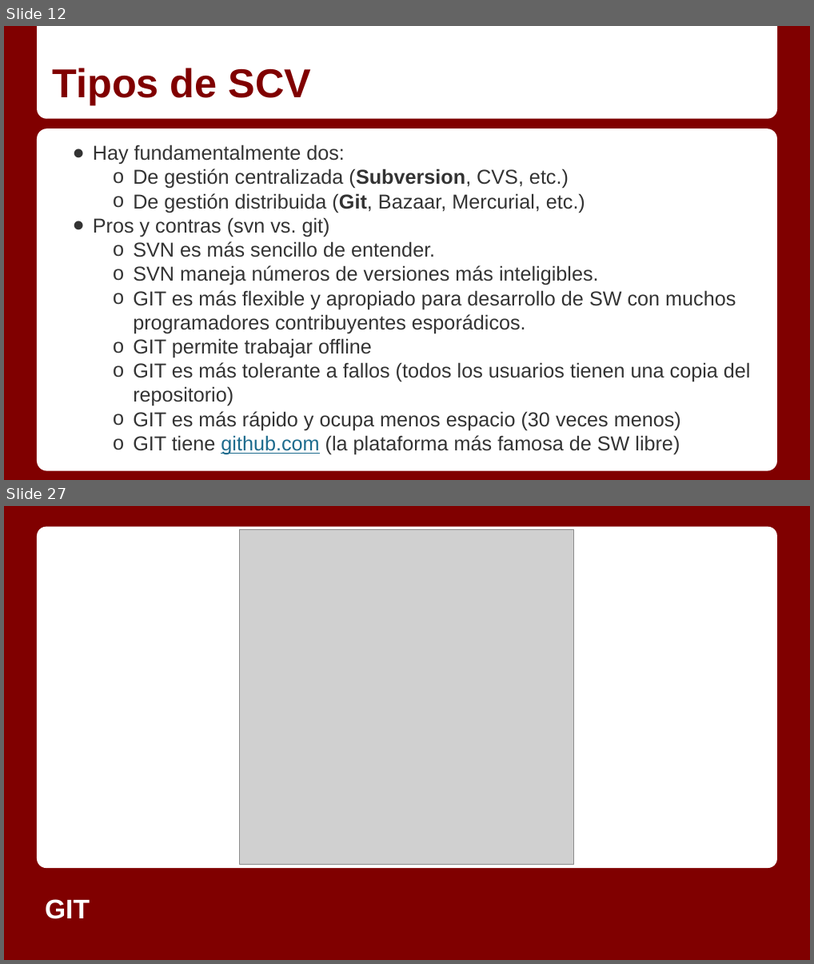
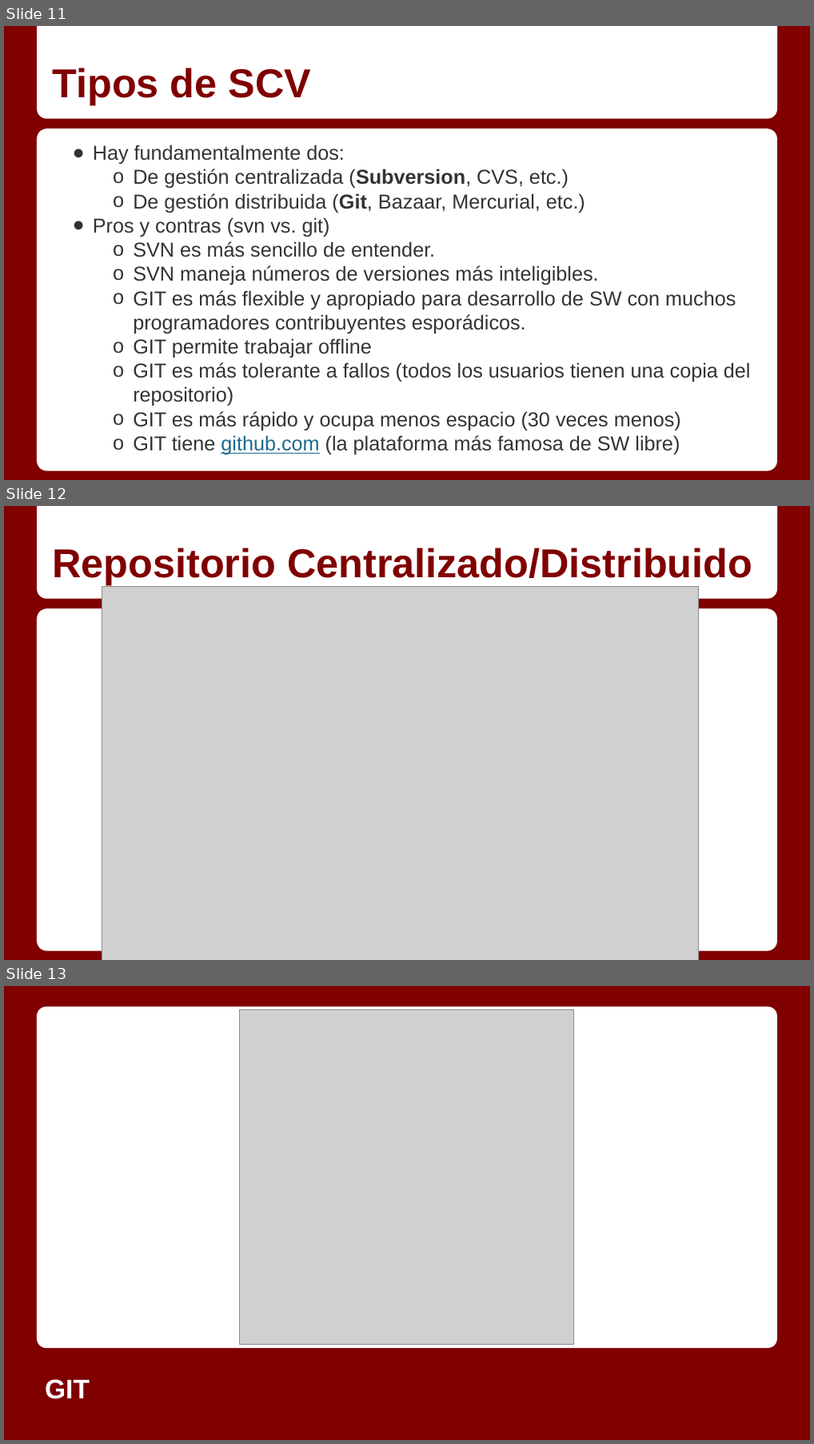
Before and after one commit to Gmuela/CursoJava, a slide deck: Git/GIT.pptx. Shown one above the other, each under a label of ours: slides 12 and 27 before the commit, slides 11, 12 and 13 after it; the slides between them are not shown. The pictures are 814x964 and 814x1444 pixels, drawn with LibreOffice and Linux fonts; fonts in the diff are those of the drawing; grey boxes stand for pictures. Boxes give left, top, right and bottom in pixels: in the first picture for what was removed or moved away, otherwise in the second. Text is boxed around its words. In the diff, an @@ line names an element or a change of style, - is before the commit and + after.

```diff
--- a/Git/GIT.pptx
+++ b/Git/GIT.pptx
@@ slide 12 added at box(4, 506, 810, 960), background #800000; not listed: 2 template elements that a slide beside it also shows @@
@@ title added at box(52, 548, 753, 585), 36 pt, text #800000, bold @@
+Repositorio Centralizado/Distribuido
@@ picture added at box(102, 587, 698, 960) @@
@@ what was slide 12 is now slide 11 @@
@@ what was slide 27 is now slide 13 @@
```
Also in this commit, not shown: 8 slides changed, 17 slides removed, 6 other files.
